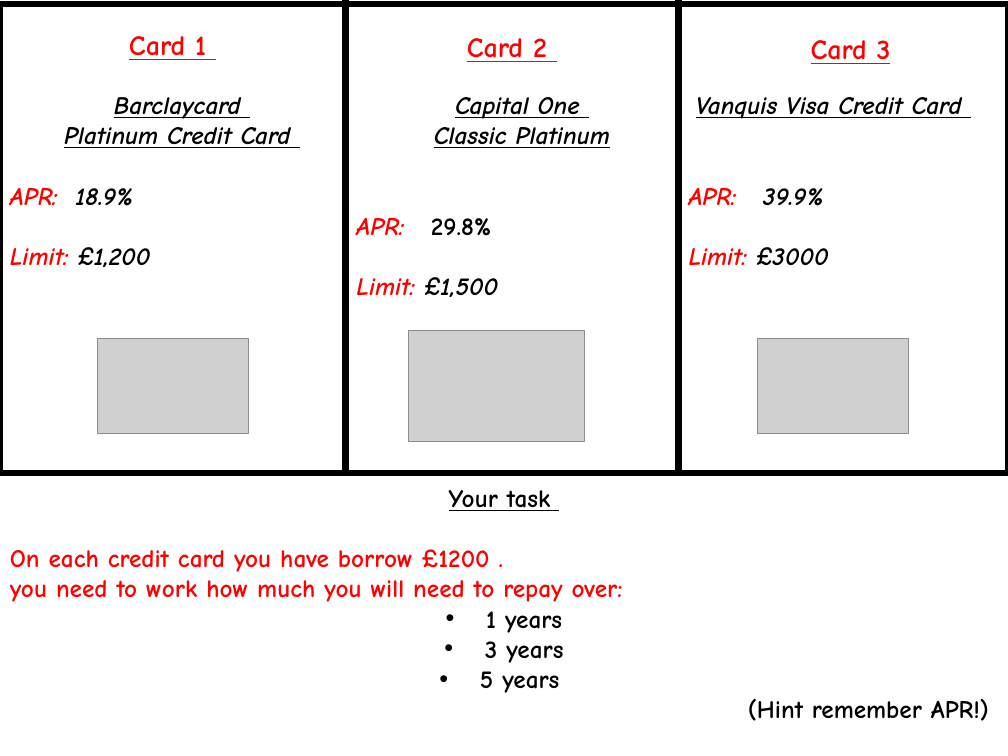
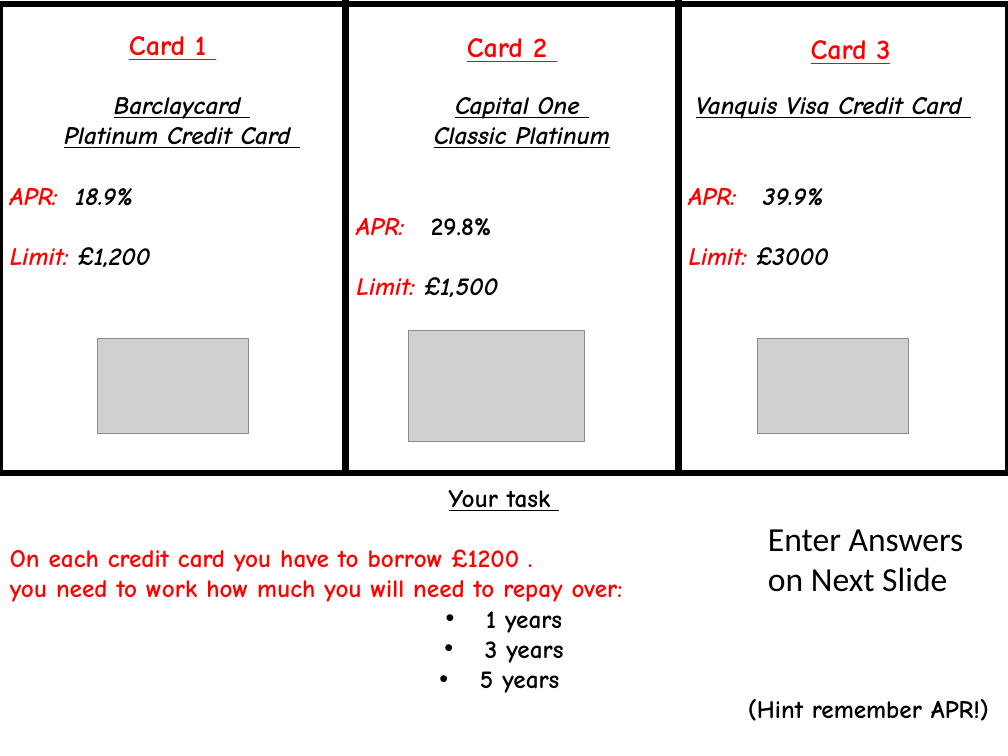
Before and after one commit to paulcockram7/paulcockram7.github.io, a slide deck: slide 6 of 15finance/02 Credit Cards.pptx. Drawn at 1008x756 pixels with LibreOffice and Linux fonts; fonts in the diff are those of the drawing; grey boxes stand for pictures. Boxes give left, top, right and bottom in pixels: in the first picture for what was removed or moved away, otherwise in the second. Text is boxed around its words. In the diff, an @@ line names an element or a change of style, - is before the commit and + after.

Commit message:
enhanced finance > credit cards v2
enhanced finance > credit cards v2

```diff
--- a/15finance/02 Credit Cards.pptx
+++ b/15finance/02 Credit Cards.pptx
@@ text added at box(768, 529, 964, 592), 24 pt, text #000000 @@
+Enter Answers on Next Slide
@@ text at box(10, 549, 519, 572): text changed @@
-On each credit card you have borrow £1200 .
+On each credit card you have to borrow £1200 .
```
Also in this commit, not shown: 1 other slide changed, 1 slide added, 7 other files.
